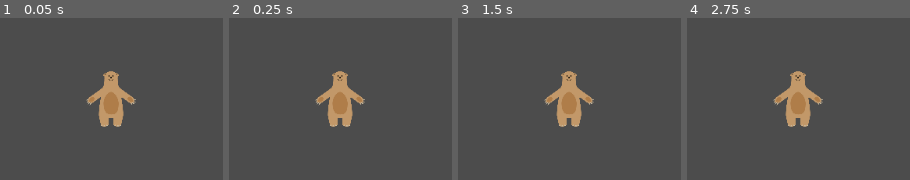
Above: before the commit, frames 1-4 (left to right).
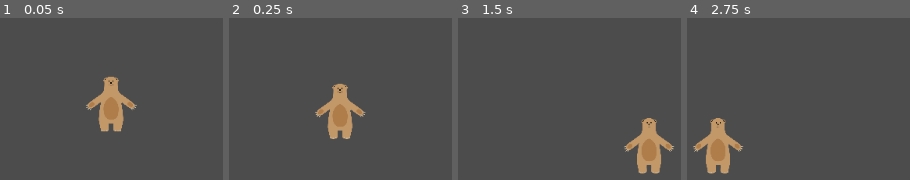
Above: after the commit, the same moments.

Repository: lendroit/ice-bear
Game: Godot game, scene res://World.tscn
The game is run twice, just before and just after one commit, with the same random seed, the same clock (stepped at 60 frames per second) and the same inputs.
Inputs:
- Up to frame 1 (0.05 s): no input
- Up to frame 2 (0.25 s): no input
- Up to frame 3 (1.5 s): tap Enter at 0.5 s; hold Right (walk_right) from 0.53 s (still down); tap Space (jump) at 0.77, 1.25 s
- Up to frame 4 (2.75 s): tap Space (jump) at 1.52 s; tap Enter at 2 s; release Right (walk_right) at 2.03 s; hold Left (walk_left) from 2.03 s (still down)

The runs differ from the first frame. In frame 1, 2.2% of the frame differs, in the area x 38-62%, y 32-71%; in frame 2, 3.8%; in frame 3, 7.1%, in the area x 38-97%, y 32-97%; in frame 4, 7.1%.

Commit message:
add drag to camera

Diff:
--- a/Player.tscn
+++ b/Player.tscn
@@ -14,6 +14,8 @@
 position = Vector2( -0.495148, -19.6786 )
 scale = Vector2( 0.164762, 0.164762 )
 current = true
+drag_margin_h_enabled = true
+drag_margin_v_enabled = true
 
 [node name="ours" type="Sprite" parent="."]
 position = Vector2( -0.495148, -19.6786 )
